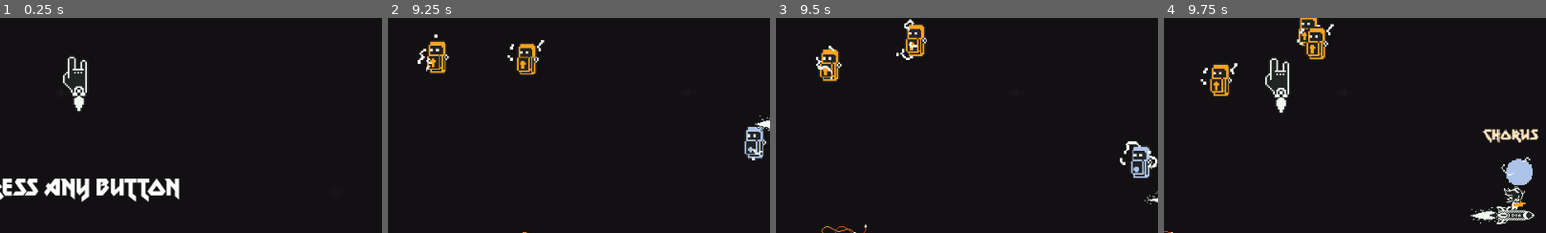
Above: before the commit, frames 1-4 (left to right).
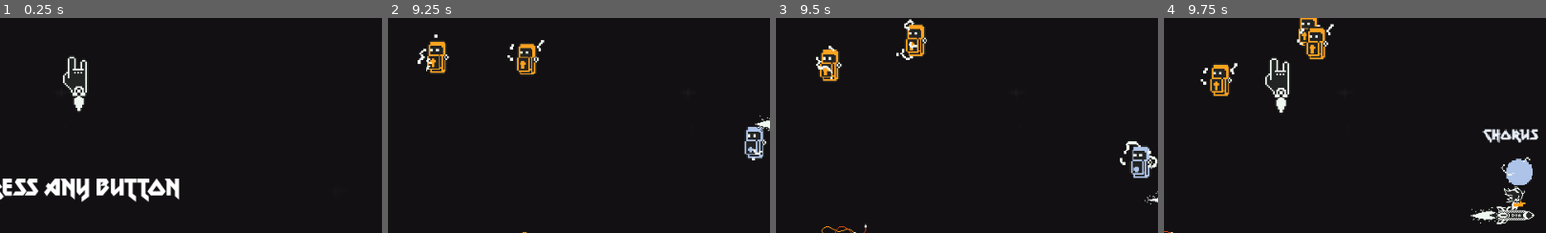
Above: after the commit, the same moments.

Repository: rnakkas/GodotSandbox
Game: Godot game, scene res://ShmupSandbox/Main/Scenes/main.tscn
The game is run twice, just before and just after one commit, with the same random seed, the same clock (stepped at 60 frames per second) and the same inputs.
Inputs (mouse positions are % of the whole screen's width and height, from its top left):
- Up to frame 1 (0.25 s): no input
- Up to frame 2 (9.25 s): tap Enter (ui_accept) at 0.5, 0.77, 1.25, 1.52, 3.77, 4.52, 5.27, 6.77, 7.52, 8.27 s; move the mouse to (45, 70) at 0.52 s; hold Space (shoot) 0.53-1.28 s; hold W (move_up) 0.53-2 s; move the mouse to (80, 65) at 1.27 s; tap 1 at 1.35, 3.6, 5.1, 6.6, 8.1 s; click "Play" at 2 s; move the mouse to (20, 35) at 2.77 s; hold Space (shoot) 2.78-3.53 s; hold A (move_left) 2.78-4.28 s; move the mouse to (55, 50) at 3.52 s; move the mouse to (35, 25) at 4.27 s; hold S (move_down) 4.28-5.03 s; hold Space (shoot) 4.28-5.03 s; move the mouse to (72, 45) at 5.02 s; hold D (move_right) 5.03-5.78 s; move the mouse to (30, 55) at 5.77 s; hold W (move_up) 5.78-6.53 s; hold Space (shoot) 5.78-6.53 s; move the mouse to (60, 28) at 6.52 s; hold D (move_right) 6.53-8.78 s; move the mouse to (45, 70) at 7.27 s; hold Space (shoot) 7.28-8.03 s; move the mouse to (80, 65) at 8.02 s; move the mouse to (20, 35) at 8.77 s; hold S (move_down) from 8.78 s (still down); hold Space (shoot) from 8.78 s (still down)
- Up to frame 3 (9.5 s): keep holding S (move_down); keep holding Space (shoot)
- Up to frame 4 (9.75 s): move the mouse to (55, 50) at 9.52 s; release S (move_down) at 9.53 s; release Space (shoot) at 9.53 s; hold A (move_left) from 9.53 s (still down); tap 1 at 9.6 s
The pictures show only the part of the screen within x 40-90%, y 41-91%; the shares and areas given below are measured in that part.

Frames 1-3 are identical in both runs. In frame 4, 0.5% of the frame differs, in the area x 83-98%, y 51-58%.

Commit message:
pickups-powerups: added logic for tween based on powerup type, see TODO comments

Diff:
--- a/ShmupSandbox/Autoloads/ui_utility.gd
+++ b/ShmupSandbox/Autoloads/ui_utility.gd
@@ -14,6 +14,7 @@
 var color_black : Color = "#222323"
 var color_yellow : Color = "#ffa31f"
 var color_red : Color = "#e24b13"
+var color_blue: Color = "#adc3e8"
 var color_transparent : Color = Color(0, 0 , 0, 0)
 
 ################################################
--- a/ShmupSandbox/Pickups/Scripts/pickup_powerup.gd
+++ b/ShmupSandbox/Pickups/Scripts/pickup_powerup.gd
@@ -116,9 +116,12 @@
 func _on_powerup_area_body_entered(body:Node2D) -> void:
 	if body is PlayerCat:
 		print("player picked up item: ", GameManager.powerups.find_key(current_powerup))
+
+		## Labels
 		powerup_label.text = GameManager.powerups.find_key(current_powerup)
 		powerup_label.visible = true
-		## TODO: Stop the path follow movement on collection
+
+		## Stop the path follow movement on collection
 		sprites_container.pathfollow_speed = 0.0
 
 		## Turn off powerup switch timer
@@ -127,20 +130,22 @@
 		## Play collect animation
 		current_powerup_sprite.play(collect_anim)
 		sprite_fx.play(collect_anim)
-		# await current_powerup_sprite.animation_finished
 
 		## TODO: Tween the label when powerup collected
-		var final_fade_color : Color = Color(0,0,0,0)
 		var final_position : Vector2 = Vector2(powerup_label.position.x, powerup_label.position.y - 30.0)
 
 		var tween = get_tree().create_tween()
 
 		tween.set_parallel(true)
-		tween.tween_property(powerup_label, "self_modulate", UiUtility.color_yellow, 0.3) # Fade to color of powerup
+		match current_powerup:
+			0: # Overdrive
+				tween.tween_property(powerup_label, "self_modulate", UiUtility.color_yellow, 0.3) # Fade to color of powerup
+			1: # Chorus
+				tween.tween_property(powerup_label, "self_modulate", UiUtility.color_blue, 0.3) # Fade to color of powerup
 		tween.tween_property(powerup_label, "position", final_position, 0.3)
 
 		tween.set_parallel(false)
-		tween.tween_property(powerup_label, "self_modulate", final_fade_color, 1) # Fade out effect
+		tween.tween_property(powerup_label, "self_modulate", UiUtility.color_transparent, 1) # Fade out effect
 
 		## TODO: Send a global signal with the powerup type
 		## TODO: Then call deferred to queue_free() the powerup
